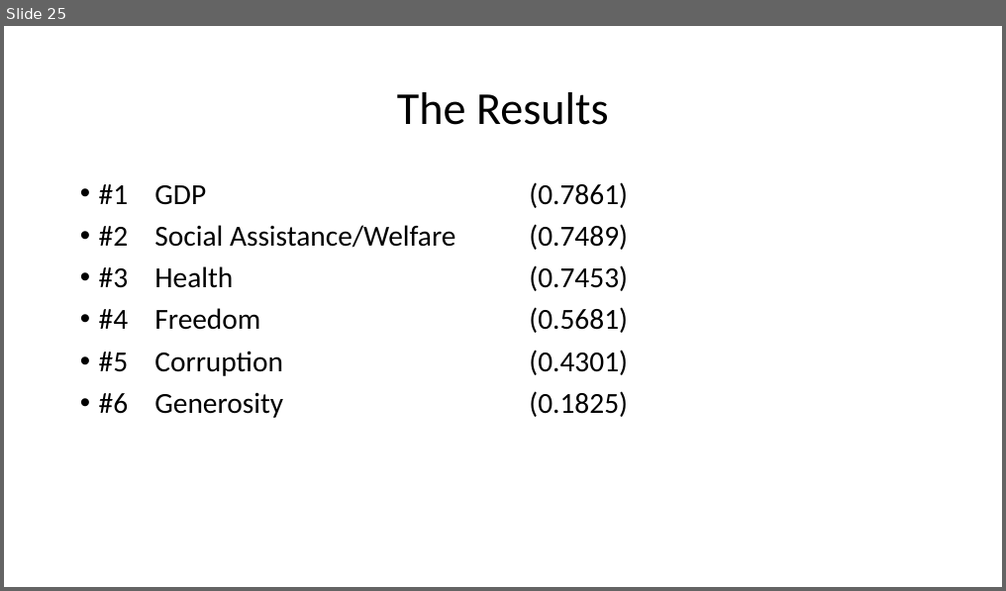
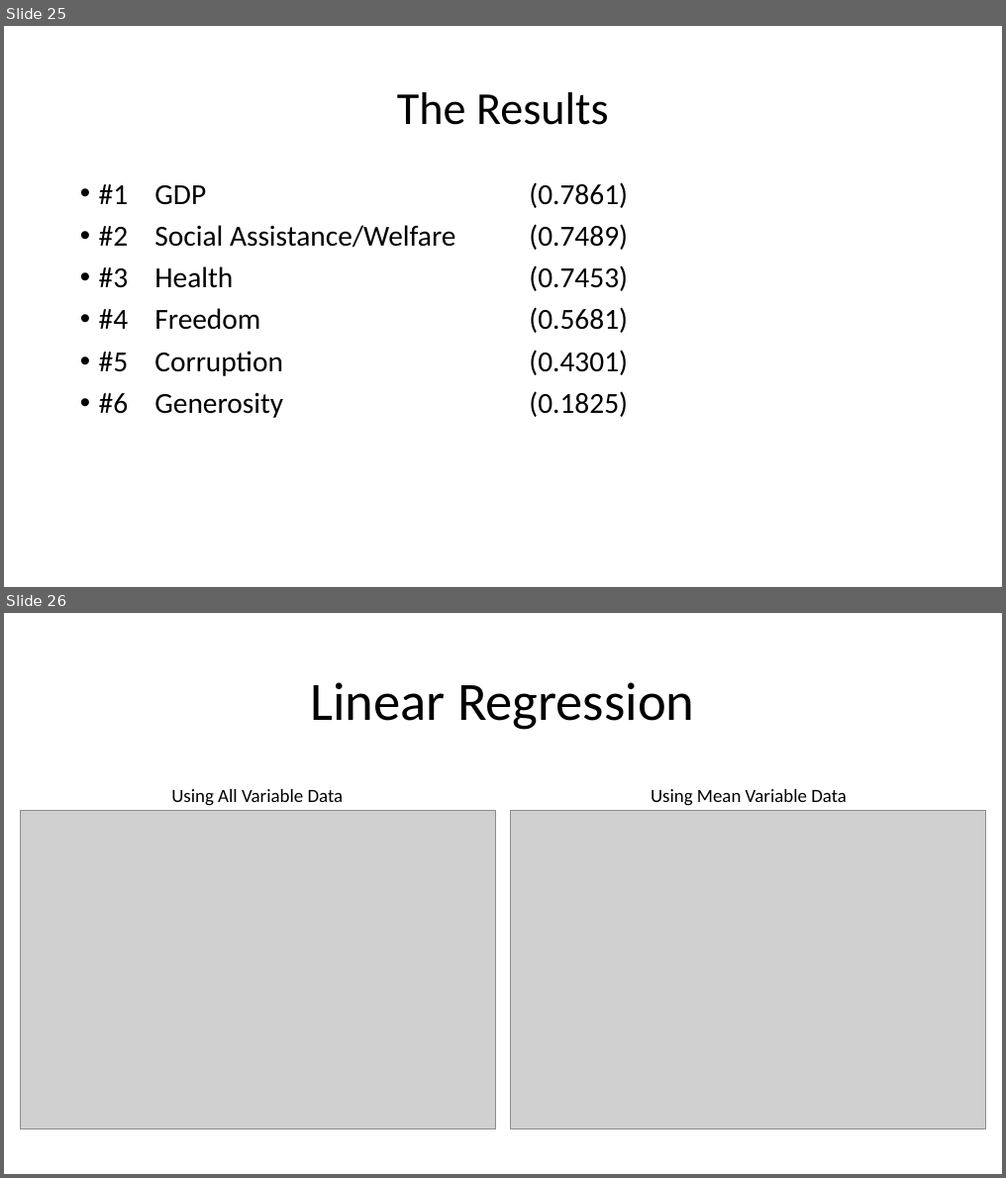
Before and after one commit to Chrybear/Factors-Of-Happiness-In-The-World, a slide deck: CSC 583 Project - Barrett & Bruggemann.pptx. Shown one above the other, each under a label of ours: slide 25 before the commit, slides 25 and 26 after it. The pictures are 1006x591 and 1006x1178 pixels, drawn with LibreOffice and Linux fonts; fonts in the diff are those of the drawing; grey boxes stand for pictures. Boxes give left, top, right and bottom in pixels: in the first picture for what was removed or moved away, otherwise in the second. Text is boxed around its words. In the diff, an @@ line names an element or a change of style, - is before the commit and + after.

```diff
--- a/CSC 583 Project - Barrett & Bruggemann.pptx
+++ b/CSC 583 Project - Barrett & Bruggemann.pptx
@@ slide 26 added at [4, 613, 1002, 1174], background #FFFFFF @@
@@ title added at [310, 682, 694, 730], 52 pt, text #000000 @@
+Linear Regression
@@ text added at [171, 789, 344, 806], 18 pt, text #000000 @@
+Using All Variable Data
@@ text added at [650, 789, 846, 806], 18 pt, text #000000 @@
+Using Mean Variable Data
@@ picture added at [21, 811, 496, 1129] @@
@@ picture added at [511, 811, 986, 1129] @@
```
Also in this commit, not shown: 1 other slide added, 2 other files.
